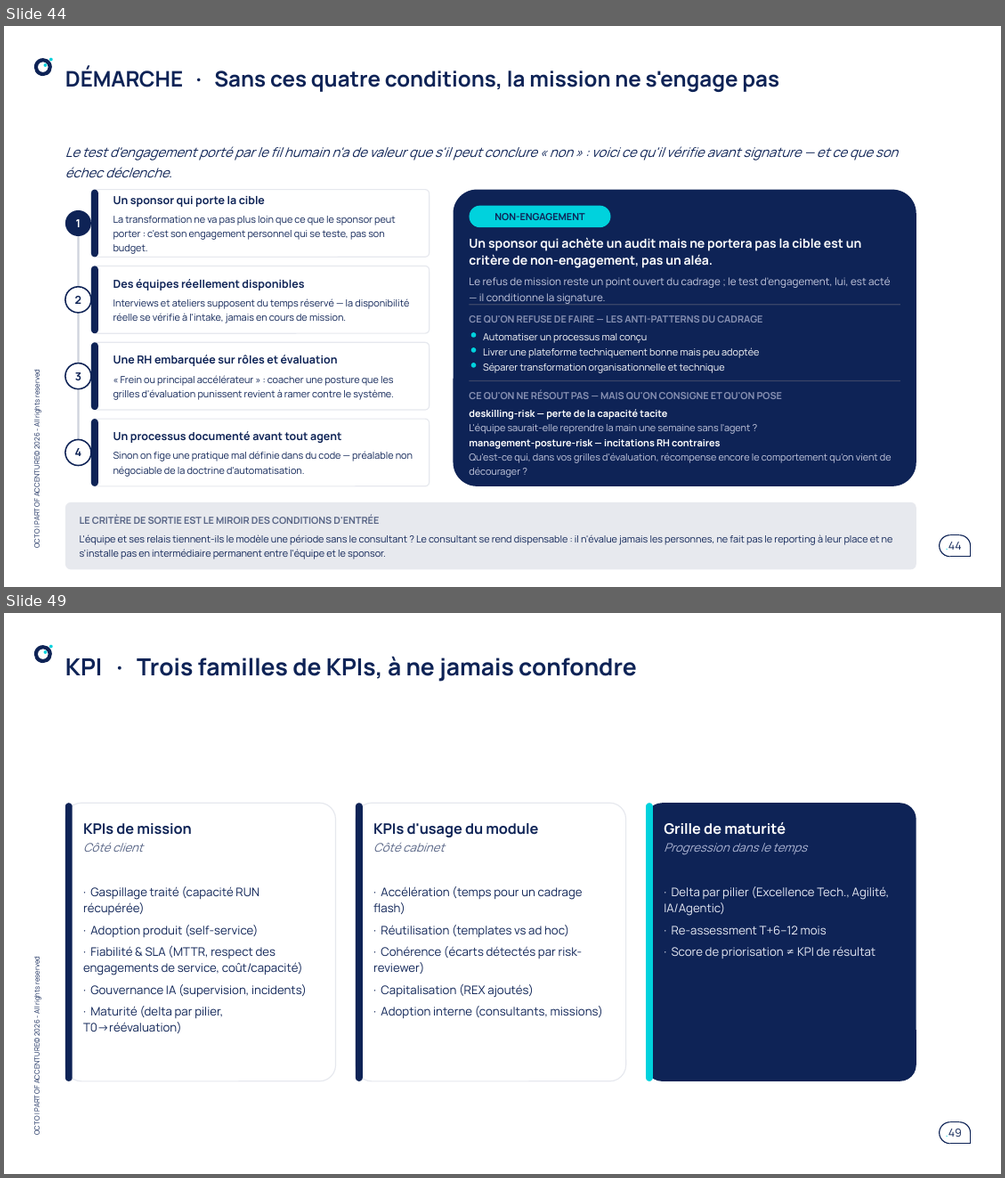
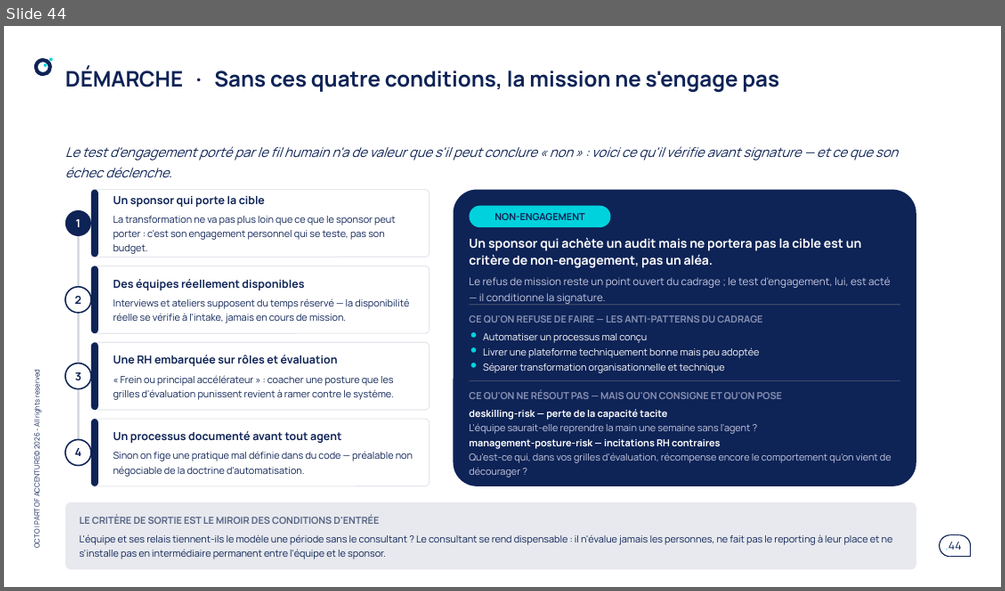
Before and after one commit to claudecamus-dot/Vscode3, a slide deck: docs/cadrage-ppt/bmad-iap-cadrage-synthese.pptx. Shown one above the other, each under a label of ours: slides 44 and 49 before the commit, slide 44 after it; the slides between them are not shown. The pictures are 1005x1178 and 1005x591 pixels, drawn with LibreOffice and Linux fonts; fonts in the diff are those of the drawing. Boxes give left, top, right and bottom in pixels: in the first picture for what was removed or moved away, otherwise in the second. Text is boxed around its words. In the diff, an @@ line names an element or a change of style, - is before the commit and + after.

```diff
--- a/docs/cadrage-ppt/bmad-iap-cadrage-synthese.pptx
+++ b/docs/cadrage-ppt/bmad-iap-cadrage-synthese.pptx
@@ slide 49 removed at (4,613,1001,1174), background #FFFFFF; not listed: 11 template elements that a slide beside it also shows @@
@@ title removed at (65,656,637,682) @@
-KPI · Trois familles de KPIs, à ne jamais confondre
@@ rounded rectangle removed at (65,803,335,1080) @@
@@ rounded rectangle removed at (65,803,72,1080) @@
@@ text removed at (83,823,191,852) @@
-KPIs de mission
-Côté client
@@ rounded rectangle removed at (356,803,626,1080) @@
@@ rounded rectangle removed at (356,803,363,1080) @@
@@ text removed at (373,823,538,852) @@
-KPIs d'usage du module
-Côté cabinet
@@ rounded rectangle removed at (646,803,916,1080) @@
@@ rounded rectangle removed at (646,803,653,1080) @@
@@ text removed at (663,822,807,855) @@
-Grille de maturité
-Progression dans le temps
@@ text removed at (83,886,307,1033) @@
-· Gaspillage traité (capacité RUN récupérée)
-· Adoption produit (self-service)
-· Fiabilité & SLA (MTTR, respect des engagements de service, coût/capacité)
-· Gouvernance IA (supervision, incidents)
-· Maturité (delta par pilier, T0→réévaluation)
@@ text removed at (373,886,603,1018) @@
-· Accélération (temps pour un cadrage flash)
-· Réutilisation (templates vs ad hoc)
-· Cohérence (écarts détectés par risk-reviewer)
-· Capitalisation (REX ajoutés)
-· Adoption interne (consultants, missions)
@@ text removed at (663,886,890,958) @@
-· Delta par pilier (Excellence Tech., Agilité, IA/Agentic)
-· Re-assessment T+6–12 mois
-· Score de priorisation ≠ KPI de résultat
```
Also in this commit, not shown: 4 slides changed, 7 other slides removed, 2 other files.
